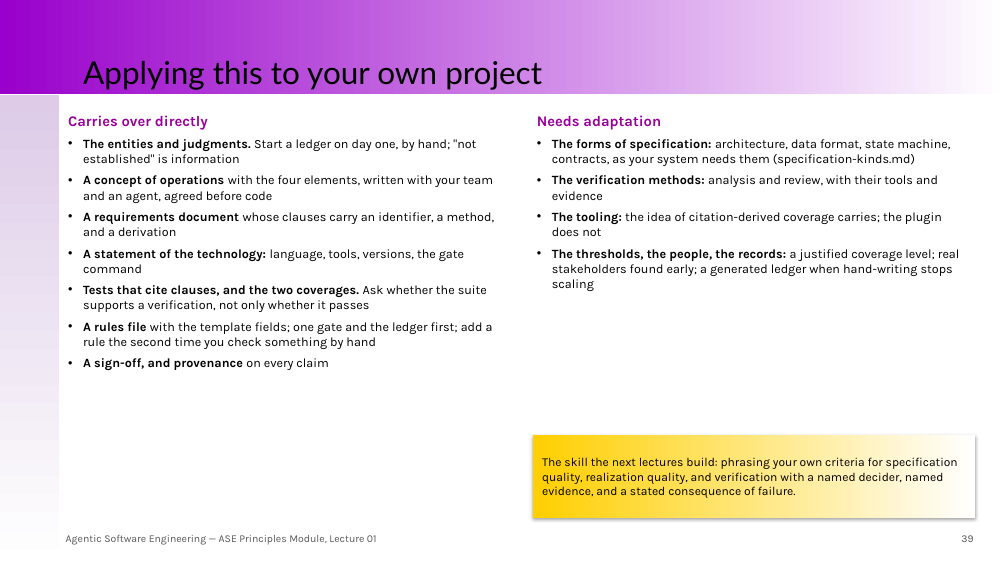
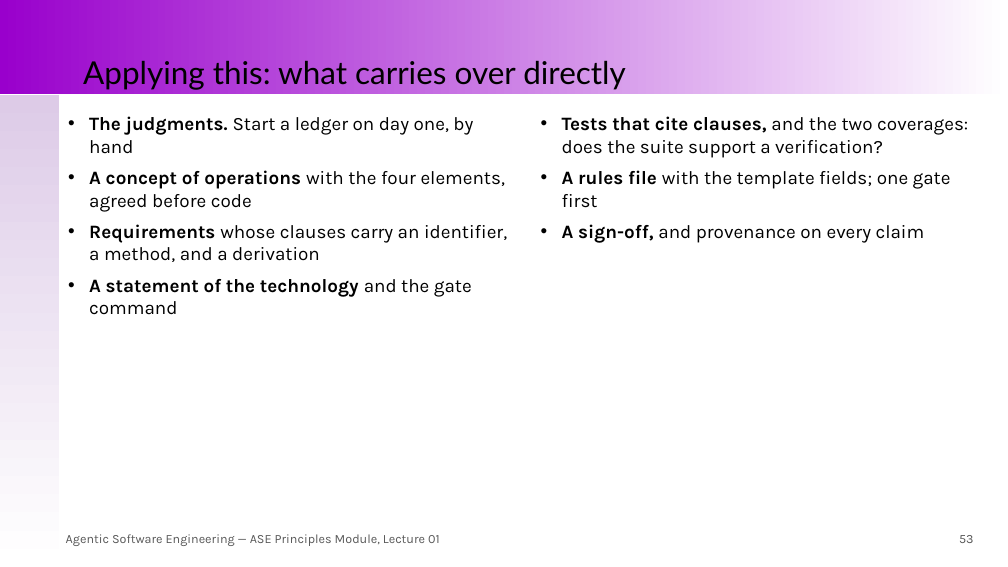
Before and after one commit to santoslab/agentic-software-engineering-public, a slide deck: slide 53 of module-ase-principles/slides/lecture-01-intent-specifications-realizations-and-judgments.pptx (slide 39 before the commit). Drawn at 1008x567 pixels with LibreOffice and Linux fonts; fonts in the diff are those of the drawing. Boxes give left, top, right and bottom in pixels: in the first picture for what was removed or moved away, otherwise in the second. Text is boxed around its words. In the diff, an @@ line names an element or a change of style, - is before the commit and + after.

```diff
--- a/module-ase-principles/slides/lecture-01-intent-specifications-realizations-and-judgments.pptx
+++ b/module-ase-principles/slides/lecture-01-intent-specifications-realizations-and-judgments.pptx
@@ title at (83, 60, 626, 90): text changed @@
-Applying this to your own project
+Applying this: what carries over directly
@@ text at (89, 116, 507, 315): text changed; size 12 to 18 pt @@
-Carries over directly
-• The entities and judgments. Start a ledger on day one, by hand; "not established" is information
-• A concept of operations with the four elements, written with your team and an agent, agreed before code
-• A requirements document whose clauses carry an identifier, a method, and a derivation
-• A statement of the technology: language, tools, versions, the gate command
-• Tests that cite clauses, and the two coverages. Ask whether the suite supports a verification, not only whether it passes
-• A rules file with the template fields; one gate and the ledger first; add a rule the second time you check something by hand
-• A sign-off, and provenance on every claim
+• The judgments. Start a ledger on day one, by hand
+• A concept of operations with the four elements, agreed before code
+• Requirements whose clauses carry an identifier, a method, and a derivation
+• A statement of the technology and the gate command
@@ text removed at (537, 115, 959, 291) @@
-Needs adaptation
-• The forms of specification: architecture, data format, state machine, contracts, as your system needs them (specification-kinds.md)
-• The verification methods: analysis and review, with their tools and evidence
-• The tooling: the idea of citation-derived coverage carries; the plugin does not
-• The thresholds, the people, the records: a justified coverage level; real stakeholders found early; a generated ledger when hand-writing stops scaling
@@ text added at (562, 116, 968, 243), 18 pt, text #000000 @@
+• Tests that cite clauses, and the two coverages: does the suite support a verification?
+• A rules file with the template fields; one gate first
+• A sign-off, and provenance on every claim
@@ rectangle removed at (533, 435, 975, 518) @@
-The skill the next lectures build: phrasing your own criteria for specification quality, realization quality, and verification with a named decider, named evidence, and a stated consequence of failure.
@@ text "Agentic Software Engineering — ASE ..." at (66, 534, 440, 546): size 10 to 12 pt @@
@@ text added at (959, 535, 974, 543), 12 pt, text #595959 @@
+53
@@ text removed at (961, 535, 973, 542) @@
-39
```
Also in this commit, not shown: 38 other slides changed, 16 slides added, 1 other file.
